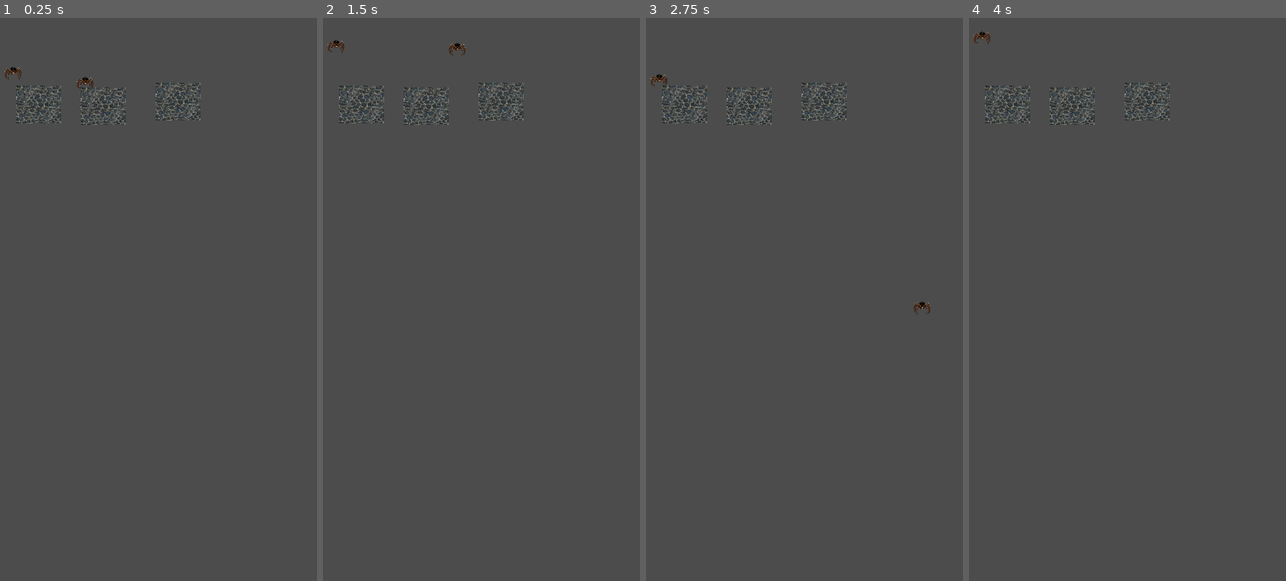
Above: before the commit, frames 1-4 (left to right).
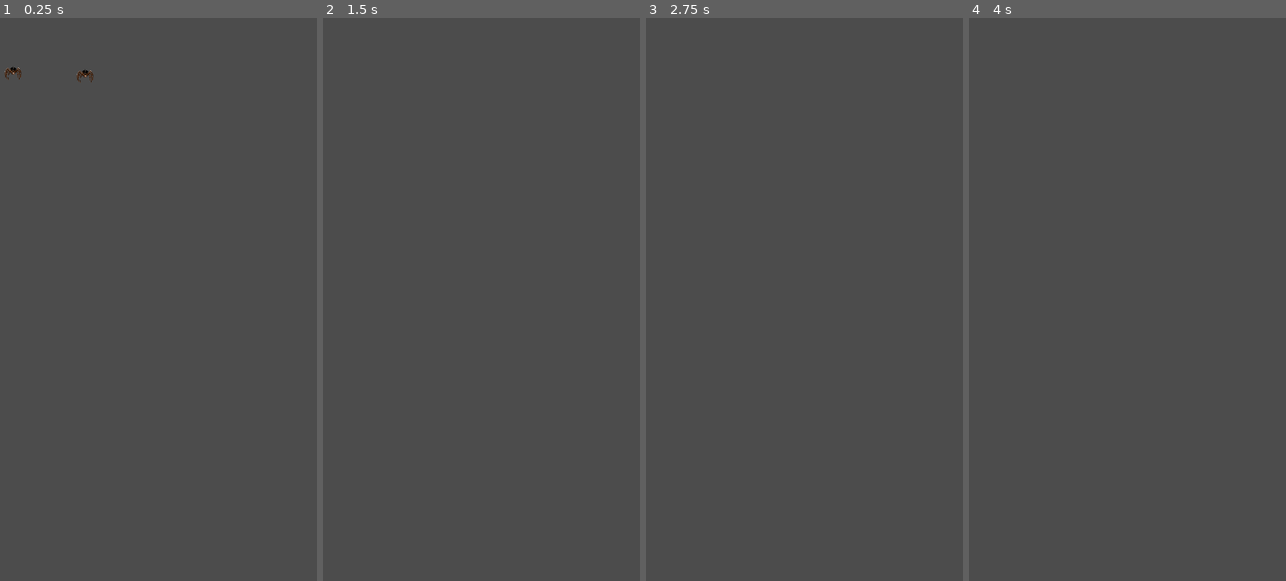
Above: after the commit, the same moments.

Repository: downhillGames/WebOfWar
Game: Godot game, scene res://MAin.tscn
Same seed, same stepped clock (60 frames per second), same inputs: the game is played once before the commit and once after it.
Inputs:
- Up to frame 1 (0.25 s): no input
- Up to frame 2 (1.5 s): tap Enter (ui_accept) at 0.5, 0.77, 0.8, 1.07, 1.35 s; hold D (2p_right) from 0.53 s (still down); tap Q (2p_accept, bound only after the commit) at 0.6 s
- Up to frame 3 (2.75 s): tap Enter (ui_accept) at 1.52, 1.82, 2.3 s; tap Q (2p_accept, bound only after the commit) at 1.55 s; release D (2p_right) at 2.03 s; hold A (2p_left) from 2.03 s (still down); hold Shift (punch1) from 2.03 s (still down)
- Up to frame 4 (4 s): tap Q (2p_accept, bound only after the commit) at 2.75, 2.85, 3.6 s; release A (2p_left) at 2.78 s; release Shift (punch1) at 2.78 s; hold D (2p_right) from 2.78 s (still down); tap Enter (ui_accept) at 3.02, 3.32, 3.77, 3.8 s

The runs differ from the first frame. In frame 1, 1.2% of the frame differs, in the area x 5-64%, y 9-19%; in frame 2, 1.2%, in the area x 1-64%, y 3-19%; in frame 3, 1.2%; in frame 4, 1.1%.
Error in both runs: Invalid set index 'position' (on base: 'Nil') with value of type 'Vector2'. (res://test.gd:57)

Commit message:
FIXED!!!!!!!!

Diff:
--- a/MAin.tscn
+++ b/MAin.tscn
@@ -1,8 +1,7 @@
-[gd_scene load_steps=7 format=2]
+[gd_scene load_steps=6 format=2]
 
 [ext_resource path="res://Spider.gd" type="Script" id=1]
 [ext_resource path="res://Assets/Spider Lord.png" type="Texture" id=2]
-[ext_resource path="res://Platform_test.tscn" type="PackedScene" id=3]
 [ext_resource path="res://test.gd" type="Script" id=4]
 [ext_resource path="res://Spider2.gd" type="Script" id=5]
 
@@ -40,12 +39,3 @@
 [node name="CollisionShape2D" type="CollisionShape2D" parent="KinematicBody2D2"]
 position = Vector2( 12, 0 )
 shape = SubResource( 1 )
-
-[node name="Platform_test" parent="." instance=ExtResource( 3 )]
-position = Vector2( 242, 97 )
-
-[node name="Platform_test2" parent="." instance=ExtResource( 3 )]
-position = Vector2( -4, 102 )
-
-[node name="Platform_test3" parent="." instance=ExtResource( 3 )]
-position = Vector2( 110, 105 )
--- a/Spider2.gd
+++ b/Spider2.gd
@@ -2,55 +2,45 @@
 
 const WALK_SPEED = 200
 
-#Jump
-export var fall_gravity_scale := 150.0
-export var low_jump_gravity_scale := 100.0
-export var jump_power := 500.0
-var jump_released = false
+# Jump
+export var jump_height := 500.0
+export var jump_duration := 0.2
 
-#Physics
+# Physics
 var velocity = Vector2()
 var earth_gravity = 9.807 # m/s^2
 export var gravity_scale := 100.0
 var on_floor = false
-
+var jump_timer = 0
 
 func _ready():
 	add_to_group("knockable")
 
-func _physics_process(delta):
-	if Input.is_action_just_released("ui_accept"):
-		jump_released = true
-
-	#Applying gravity to player
-	velocity += Vector2.DOWN * earth_gravity * gravity_scale * delta
-
-	#Jump Physics
-	if velocity.y > 0: #Player is falling
-		#Falling action is faster than jumping action | Like in mario
-		#On falling we apply a second gravity to the player
-		#We apply ((gravity_scale + fall_gravity_scale) * earth_gravity) gravity on the player
-		velocity += Vector2.DOWN * earth_gravity * fall_gravity_scale * delta
-
-	elif velocity.y < 0 && jump_released: #Player is jumping
-		#Jump Height depends on how long you will hold key
-		#If we release the jump before reaching the max height
-		#We apply ((gravity_scale + low_jump_gravity_scale) * earth_gravity) gravity on the player
-		#It result on a lower jump
-		velocity += Vector2.DOWN * earth_gravity * low_jump_gravity_scale * delta
-
-	if on_floor:
-		if Input.is_action_just_pressed("ui_accept"):
-			velocity = Vector2.UP * jump_power #Normal Jump action
-			jump_released = false
+func _process(delta):
+	# Movement logic
+	if 1>0:
 		if Input.is_action_pressed("2p_left"):
 			velocity.x = -WALK_SPEED
 		elif Input.is_action_pressed("2p_right"):
-			velocity.x =  WALK_SPEED
+			velocity.x = WALK_SPEED
 		else:
 			velocity.x = 0
+	# Jump logic
+	jump(delta)
 
+func jump(delta):
+	if on_floor:
+		if Input.is_action_just_pressed("2p_accept"):
+			velocity.y = -jump_height
+			jump_timer = jump_duration
+		if Input.is_action_just_released("2p_accept") || jump_timer <= 0:
+			jump_timer = 0
+	if jump_timer > 0:
+		jump_timer -= delta
+		velocity.y = -jump_height * (jump_timer / jump_duration)
+	velocity.y += earth_gravity * gravity_scale * delta
 	velocity = move_and_slide(velocity, Vector2.UP)
-
-	if is_on_floor(): on_floor = true
-	else: on_floor = false
+	if is_on_floor():
+		on_floor = true
+	else:
+		on_floor = false
--- a/project.godot
+++ b/project.godot
@@ -58,6 +58,11 @@
 "events": [ Object(InputEventKey,"resource_local_to_scene":false,"resource_name":"","device":0,"alt":false,"shift":false,"control":false,"meta":false,"command":false,"pressed":false,"scancode":16777237,"physical_scancode":0,"unicode":0,"echo":false,"script":null)
  ]
 }
+2p_accept={
+"deadzone": 0.5,
+"events": [ Object(InputEventKey,"resource_local_to_scene":false,"resource_name":"","device":0,"alt":false,"shift":false,"control":false,"meta":false,"command":false,"pressed":false,"scancode":81,"physical_scancode":0,"unicode":0,"echo":false,"script":null)
+ ]
+}
 
 [mono]
 
--- a/test.gd
+++ b/test.gd
@@ -61,8 +61,10 @@
 
 
 func _process(delta):
+	pass
 	#position.y += speed * delta
-	pass
+
+
 func check_distance():
 	for i in range(len(object_array)):
 		for j in range(i+1, len(object_array)):
